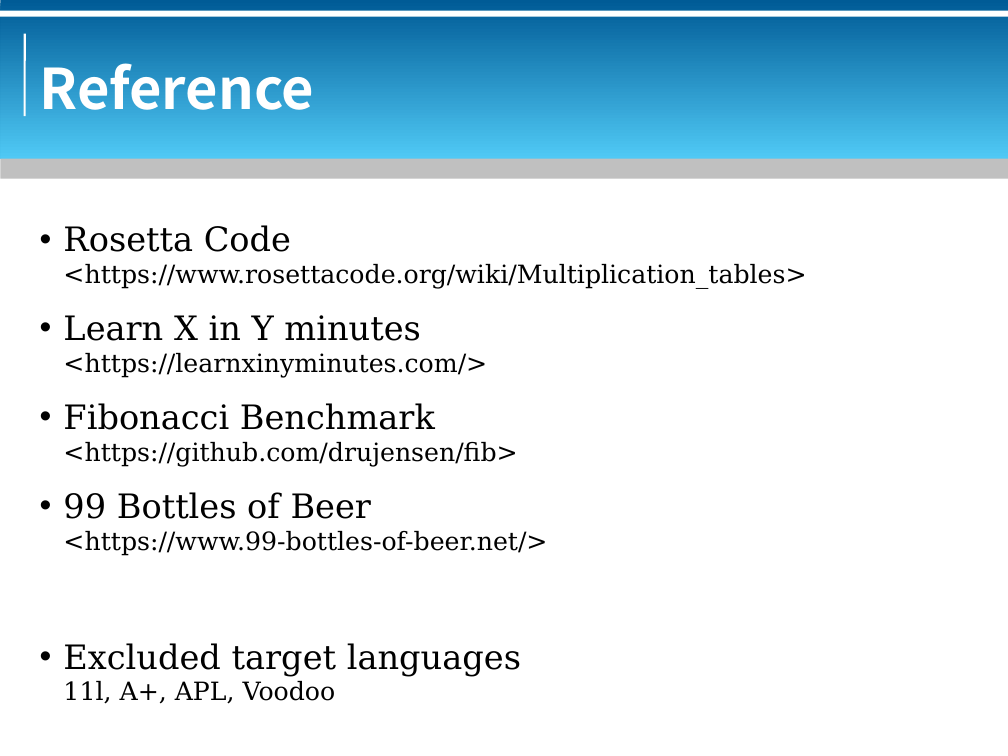
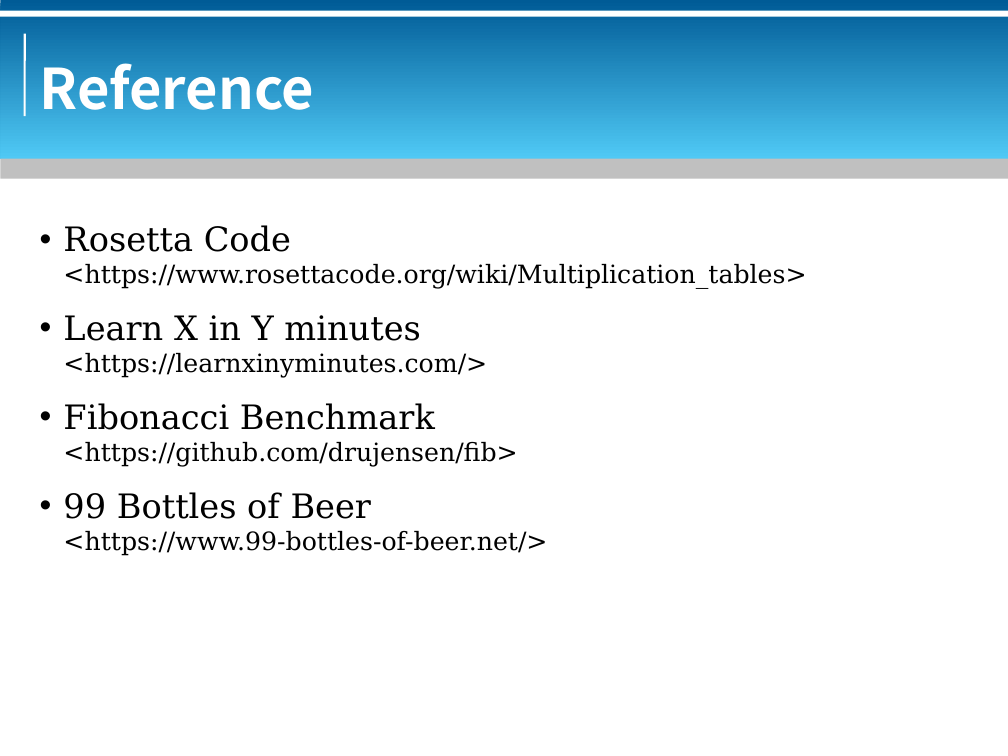
Before and after one commit to bluebat/.presentations, a slide deck: slide 117 of multiplication-table.odp (slide 115 before the commit). Drawn at 1008x756 pixels with LibreOffice and Linux fonts; fonts in the diff are those of the drawing; background and template pictures are left out. Boxes give left, top, right and bottom in pixels: in the first picture for what was removed or moved away, otherwise in the second. Text is boxed around its words. In the diff, an @@ line names an element or a change of style, - is before the commit and + after.

```diff
--- a/multiplication-table.odp
+++ b/multiplication-table.odp
@@ text at (63,643,521,704): paragraphs removed @@
-• Excluded target languages
-11l, A+, APL, Voodoo
```
Also in this commit, not shown: 3 other slides changed, 2 slides added.
